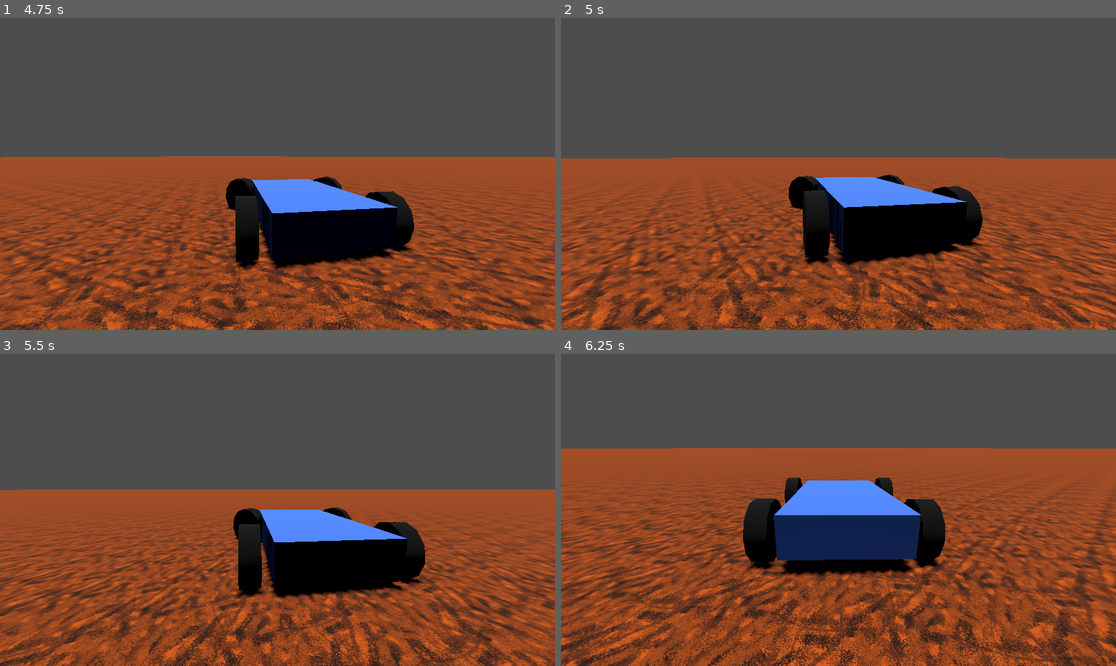
Above: before the commit, frames 1-4 (two rows, left to right).
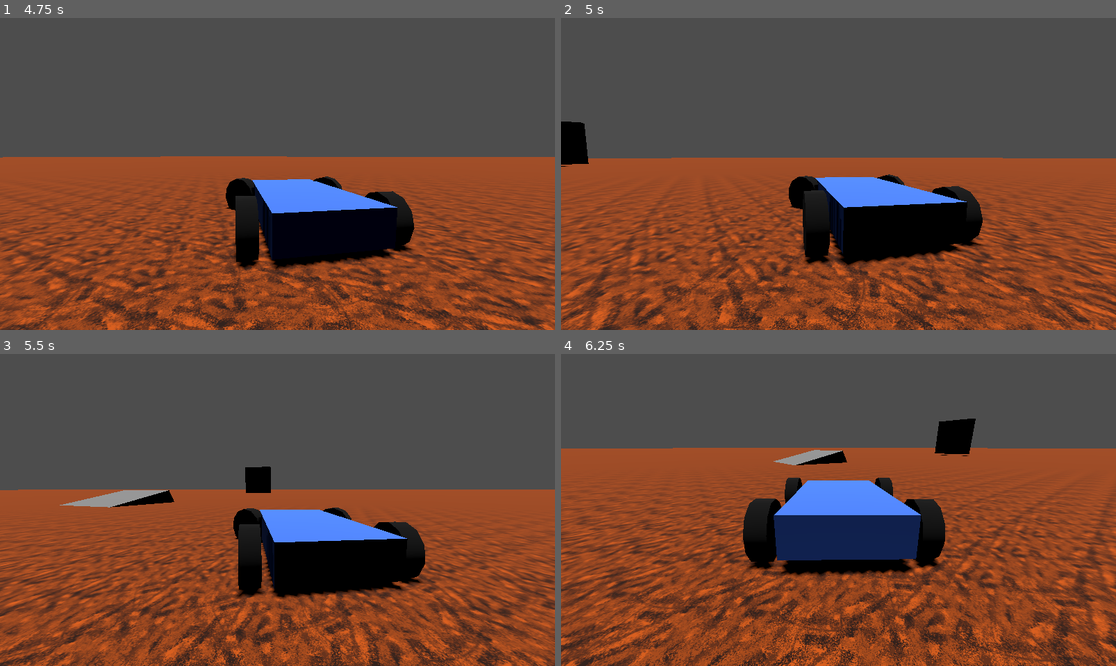
Above: after the commit, the same moments.

Repository: Aadniz/pqcrg
Game: Godot game, scene res://main_menu.tscn
Same seed, same stepped clock (60 frames per second), same inputs: the game is played once before the commit and once after it.
Inputs:
- Up to frame 1 (4.75 s): click "Play" at 0.5 s; hold D (right) 1.28-2.03 s; hold S (backward) 2.03-2.78 s; hold D (right) 2.78-3.53 s; hold W (forward) 3.53-4.28 s; hold A (left) from 4.28 s (still down)
- Up to frame 2 (5 s): keep holding A (left)
- Up to frame 3 (5.5 s): keep holding A (left)
- Up to frame 4 (6.25 s): release A (left) at 5.78 s; hold S (backward) from 5.78 s (still down)

Frame 1 is identical in both runs. In frame 2, 0.6% of the frame differs, in the area x 0-6%, y 33-48%; in frame 3, 1.1%; in frame 4, 1.1%, in the area x 38-75%, y 20-36%.

Commit message:
Added a jump and a goal

Diff:
--- a/prototypegame/game.tscn
+++ b/prototypegame/game.tscn
@@ -1,9 +1,10 @@
-[gd_scene load_steps=13 format=3 uid="uid://bkcgkr3bw3qdv"]
+[gd_scene load_steps=18 format=3 uid="uid://bkcgkr3bw3qdv"]
 
 [ext_resource type="Script" path="res://game.gd" id="1_i6f0p"]
 [ext_resource type="Texture2D" uid="uid://blonlsvjj3tgs" path="res://tile.png" id="2_bplky"]
 [ext_resource type="Script" path="res://car.gd" id="2_cvreh"]
 [ext_resource type="PackedScene" uid="uid://d0md85xn4okgj" path="res://pause_menu.tscn" id="3_f7hdu"]
+[ext_resource type="Script" path="res://goal.gd" id="5_wqdh5"]
 
 [sub_resource type="StandardMaterial3D" id="StandardMaterial3D_bgms1"]
 albedo_color = Color(1, 0.639216, 0.231373, 1)
@@ -15,6 +16,13 @@
 
 [sub_resource type="ConcavePolygonShape3D" id="ConcavePolygonShape3D_n0n11"]
 data = PackedVector3Array(-250, 0.5, 250, 250, 0.5, 250, -250, -0.5, 250, 250, 0.5, 250, 250, -0.5, 250, -250, -0.5, 25 …(500 unchanged characters)…
+
+[sub_resource type="PrismMesh" id="PrismMesh_f7d1a"]
+left_to_right = 0.1
+size = Vector3(5, 1, 5)
+
+[sub_resource type="ConcavePolygonShape3D" id="ConcavePolygonShape3D_n5xag"]
+data = PackedVector3Array(-2, 0.5, 2.5, 2.5, -0.5, 2.5, -2.5, -0.5, 2.5, -2, 0.5, -2.5, -2.5, -0.5, -2.5, 2.5, -0.5, -2.5, -2, 0.5, 2.5, -2, 0.5, -2.5, 2.5, -0.5, 2.5, -2, 0.5, -2.5, 2.5, -0.5, -2.5, 2.5, -0.5, 2.5, -2, 0.5, -2.5, -2, 0.5, 2.5, -2.5, -0.5, -2.5, -2, 0.5, 2.5, -2.5, -0.5, 2.5, -2.5, -0.5, -2.5, -2.5, -0.5, 2.5, 2.5, -0.5, 2.5, -2.5, -0.5, -2.5, 2.5, -0.5, 2.5, 2.5, -0.5, -2.5, -2.5, -0.5, -2.5)
 
 [sub_resource type="StandardMaterial3D" id="StandardMaterial3D_2tnjf"]
 albedo_color = Color(0.270588, 0.47451, 1, 1)
@@ -36,6 +44,12 @@
 height = 0.25
 radial_segments = 12
 
+[sub_resource type="BoxMesh" id="BoxMesh_wc7si"]
+size = Vector3(1, 5, 5)
+
+[sub_resource type="BoxShape3D" id="BoxShape3D_heux6"]
+size = Vector3(1, 5, 5)
+
 [node name="game" type="Node3D"]
 script = ExtResource("1_i6f0p")
 
@@ -47,6 +61,15 @@
 
 [node name="CollisionShape3D" type="CollisionShape3D" parent="ground/StaticBody3D"]
 shape = SubResource("ConcavePolygonShape3D_n0n11")
+
+[node name="MeshInstance3D" type="MeshInstance3D" parent="ground"]
+transform = Transform3D(1, 0, 0, 0, 1, 0, 0, 0, 1, -15.4907, 1, 0)
+mesh = SubResource("PrismMesh_f7d1a")
+
+[node name="StaticBody3D" type="StaticBody3D" parent="ground/MeshInstance3D"]
+
+[node name="CollisionShape3D" type="CollisionShape3D" parent="ground/MeshInstance3D/StaticBody3D"]
+shape = SubResource("ConcavePolygonShape3D_n5xag")
 
 [node name="car" type="VehicleBody3D" parent="."]
 transform = Transform3D(1, 0, 0, 0, 1, 0, 0, 0, 1, 0, 1.74136, 0)
@@ -131,3 +154,15 @@
 [node name="DirectionalLight3D" type="DirectionalLight3D" parent="."]
 transform = Transform3D(1, 0, 0, 0, -4.37114e-08, 1, 0, -1, -4.37114e-08, 0, 14.6118, 0)
 shadow_enabled = true
+
+[node name="goal" type="Area3D" parent="."]
+transform = Transform3D(1, 0, 0, 0, 1, 0, 0, 0, 1, -41.4472, 3.24005, 0)
+script = ExtResource("5_wqdh5")
+
+[node name="MeshInstance3D" type="MeshInstance3D" parent="goal"]
+mesh = SubResource("BoxMesh_wc7si")
+
+[node name="CollisionShape3D" type="CollisionShape3D" parent="goal"]
+shape = SubResource("BoxShape3D_heux6")
+
+[connection signal="body_entered" from="goal" to="goal" method="_on_body_entered"]
--- /dev/null
+++ b/prototypegame/goal.gd
@@ -0,0 +1,6 @@
+extends Area3D
+
+
+
+func _on_body_entered(body):
+	get_tree().change_scene_to_file("res://main_menu.tscn")
